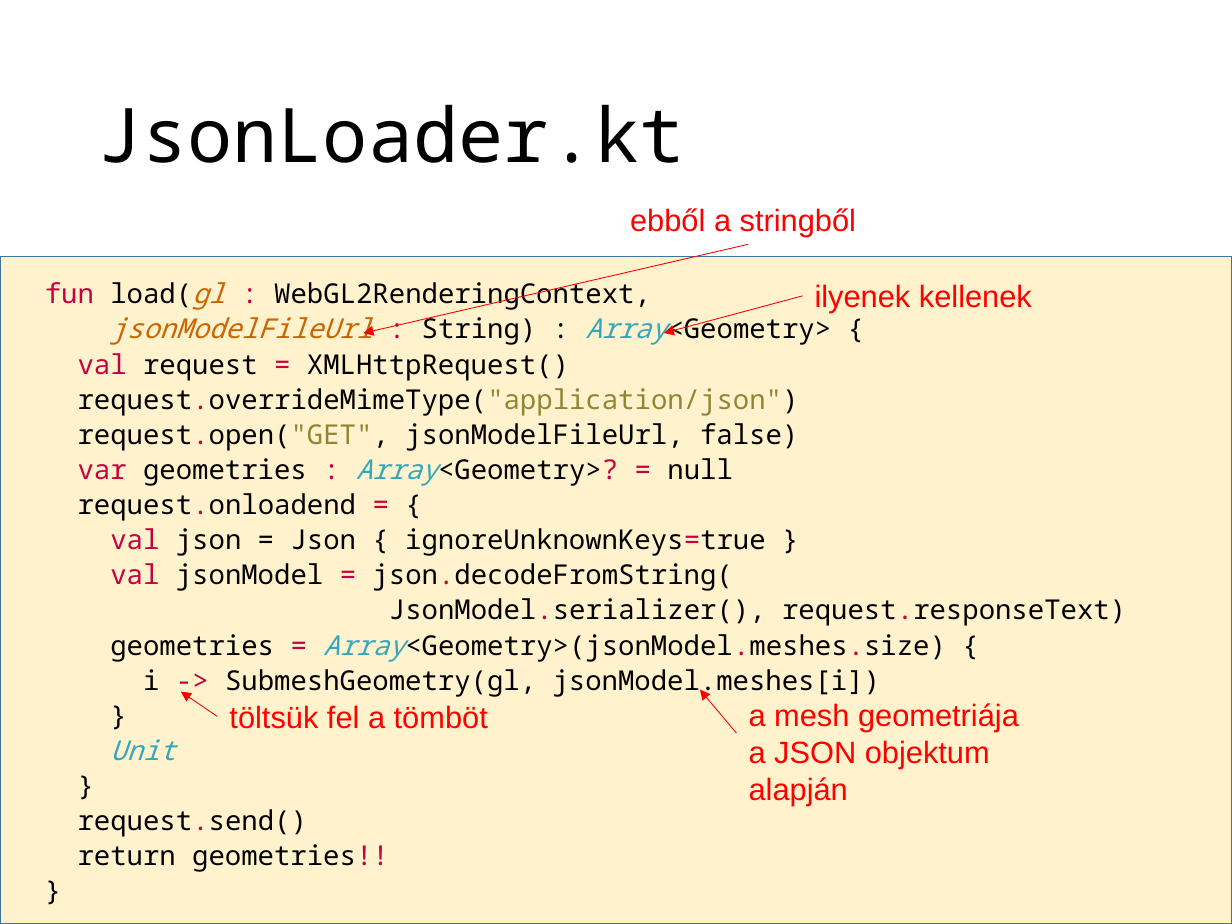
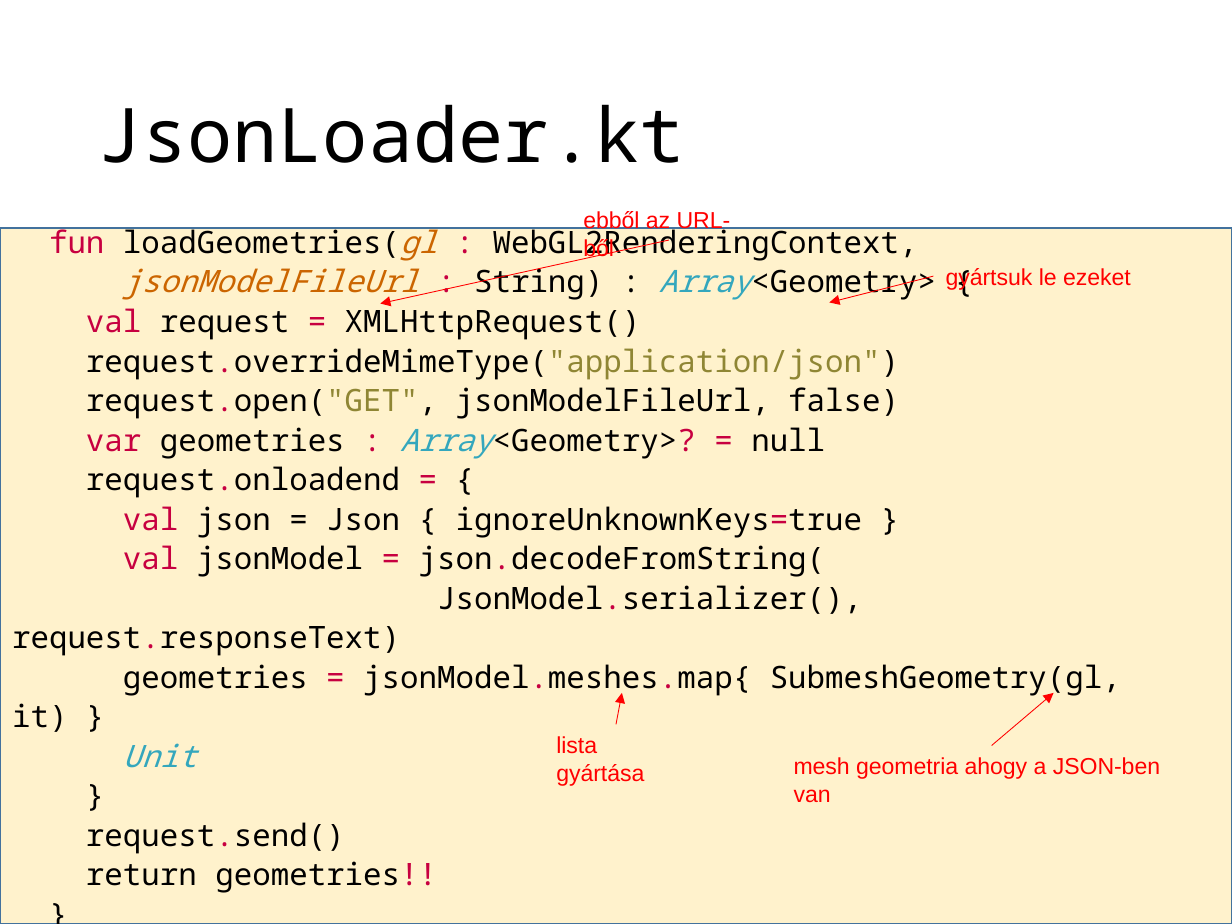
Before and after one commit to szecsi/kogfactory, a slide deck: slide 6 of projects/kog.3gr.030-3d/lab.pptx (slide 7 before the commit). Drawn at 1232x924 pixels with LibreOffice and Linux fonts; fonts in the diff are those of the drawing. Boxes give left, top, right and bottom in pixels: in the first picture for what was removed or moved away, otherwise in the second. Text is boxed around its words. In the diff, an @@ line names an element or a change of style, - is before the commit and + after.

```diff
--- a/projects/kog.3gr.030-3d/lab.pptx
+++ b/projects/kog.3gr.030-3d/lab.pptx
@@ rectangle "fun loadGeometries(gl : WebGL2RenderingContext," resized from (x1=0, y1=256, x2=1232, y2=924) to (x1=0, y1=228, x2=1232, y2=924) @@
@@ text in rectangle at (x1=49, y1=223, x2=437, y2=261): text changed; size 16 to 18 pt @@
-fun load(gl : WebGL2RenderingContext,
+fun loadGeometries(gl : WebGL2RenderingContext,
@@ text at (x1=583, y1=210, x2=731, y2=262): text changed; size 18 to 13.5 pt @@
-ebből a stringből
+ebből az URL-ből
@@ text in rectangle at (x1=12, y1=264, x2=936, y2=893): size 16 to 18 pt in "jsonModelFileUrl : String) : Array<Geometry> {", "val request = XMLHttpRequest()", "request.overrideMimeType("application/json")", "request.open("GET", jsonModelFileUrl, false)" and 10 more places @@
@@ arrow moved from (748, 244) - (363, 333) to (669, 240) - (381, 303) @@
@@ text at (x1=1039, y1=268, x2=1131, y2=286): text changed; size 18 to 13.5 pt @@
-ilyenek kellenek
+gyártsuk le ezeket
@@ arrow moved from (802, 296) - (664, 333) to (934, 276) - (829, 303) @@
@@ text in rectangle at (x1=12, y1=664, x2=1121, y2=732): text changed; size 16 to 18 pt @@
-geometries = Array<Geometry>(jsonModel.meshes.size) {
-i -> SubmeshGeometry(gl, jsonModel.meshes[i])
-}
+geometries = jsonModel.meshes.map{ SubmeshGeometry(gl, it) }
@@ text removed at (x1=229, y1=705, x2=488, y2=729) @@
-töltsük fel a tömböt
@@ arrow moved from (217, 717) - (181, 691) to (616, 724) - (622, 692) @@
@@ arrow moved from (737, 733) - (700, 690) to (992, 745) - (1053, 692) @@
@@ text added at (x1=556, y1=736, x2=644, y2=786), 13.5 pt, text #FF0000 @@
+lista gyártása
@@ text at (x1=794, y1=757, x2=1160, y2=803): text changed; size 18 to 13.5 pt @@
-a mesh geometriája a JSON objektum alapján
+mesh geometria ahogy a JSON-ben van
```
Also in this commit, not shown: 3 other slides changed, 2 slides added, 3 slides removed, 5 other files.
